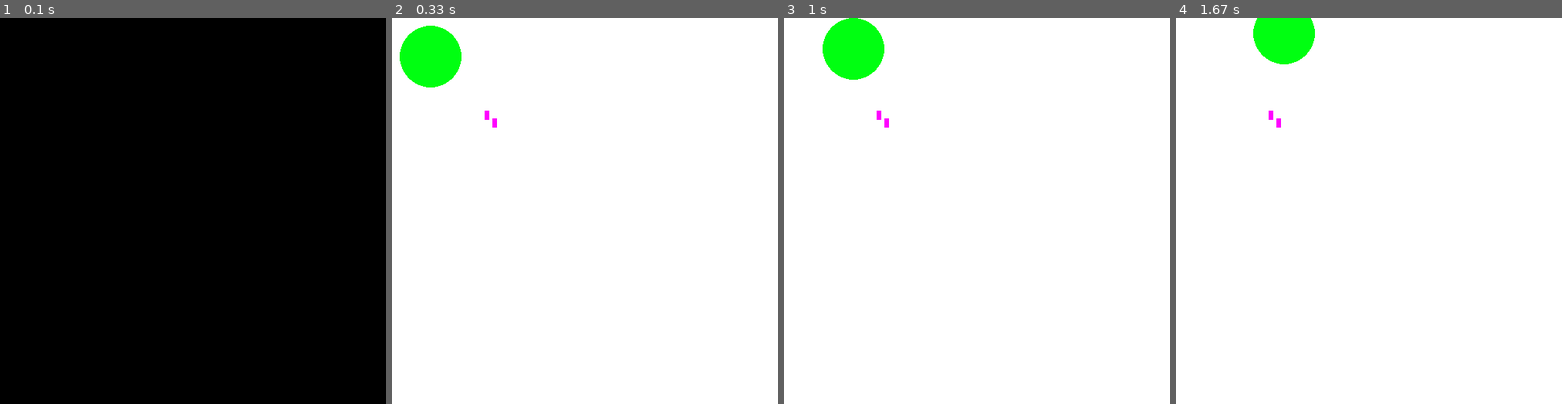
Above: before the commit, frames 1-4 (left to right).
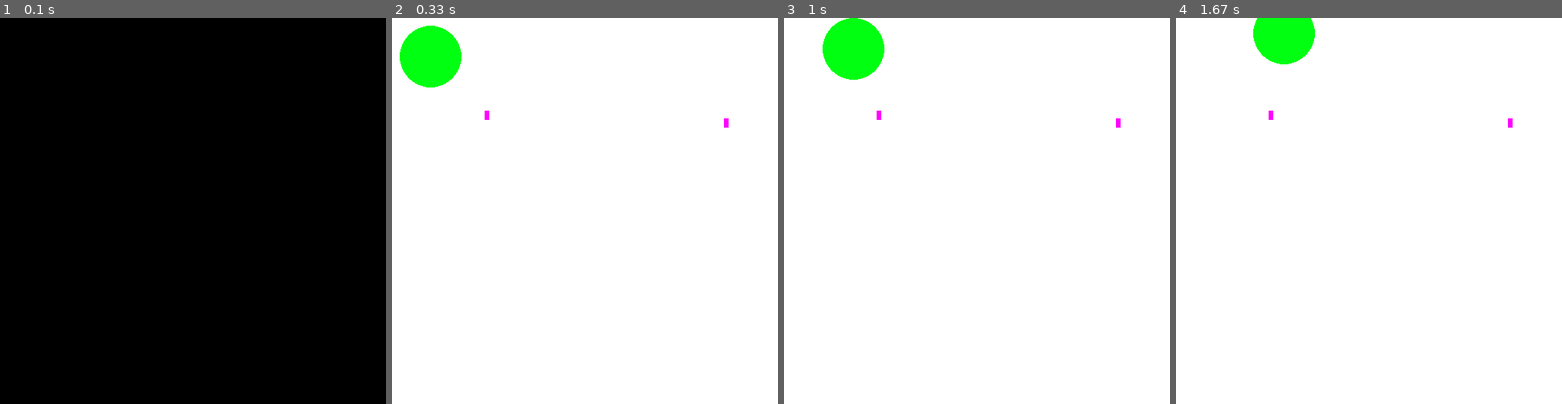
Above: after the commit, the same moments.

Repository: jacobsny/Semester_Project
Game: pygame game, started from src/jacobsabitch/readthetitle.py
The game is run twice, just before and just after one commit, with the same random seed, the same clock (stepped at 60 frames per second) and the same inputs.
Inputs:
- Up to frame 1 (0.1 s): no input
- Up to frame 2 (0.33 s): no input
- Up to frame 3 (1 s): hold Right 0.33-0.8 s; hold Up from 0.83 s (still down)
- Up to frame 4 (1.67 s): release Up at 1.13 s; hold Right 1.17-1.63 s

Frame 1 is identical in both runs. In frame 2, less than 0.1% of the frame differs, in the area x 26-88%, y 26-29%; in frame 3, less than 0.1%; in frame 4, less than 0.1%.

Commit message:
a final version of a python version, am going to swap to JS though due to web requirements

Diff:
--- a/src/jacobsabitch/readthetitle.py
+++ b/src/jacobsabitch/readthetitle.py
@@ -6,10 +6,10 @@
 def game(xaxis, yaxis):
     kill = True
     screen = pygame.display.set_mode((500, 500)) #update for ratio aspects in the future#
-    screen.fill([255, 255, 255])
+    screen.fill([255, 255, 255]) #TEST#
     x = 50
     y = 50
-    once = 0
+    holders = [[120, 120], [430, 130]]
     later = [x, y] #until i figure out how to have a val update in a function
     while kill:
         pygame.time.delay(100)
@@ -17,28 +17,39 @@
             if run.type == pygame.QUIT:
                 pygame.quit()
                 kill = False
-        l = window(xaxis, yaxis, later, screen)
-        later = l
+        l = window(xaxis, yaxis, later, screen, holders)
+        later = l[0]
+        holders = l[1]
 
 def collectbles(screen, holders, x, y):
         normal = (255, 0, 255)
+        why = []
+        counter = 0
         for i in holders:
             pygame.draw.rect(screen, normal, (i[0], i[1], 6, 12))
+            why.append([i[0], i[1]])
+            if i[0] == x and i[1] == y: #THIS IS A BAREBONES FUNCTION FOR DEMO ONE ONLY#
+                pygame.draw.rect(screen, (255, 255, 255), (i[0], i[1], 6, 12))
+                why.remove([i[0], i[1]])
+                counter + 1
+        return why
 
 
-def window(xaxis, yaxis, later, screen):
+
+
+def window(xaxis, yaxis, later, screen, holders):
     pygame.display.set_caption("tester")
     x = later[0]
     y = later[1]
     vel = 10
     updatelater = playerprofile(x, y, vel)
     screen.fill([255, 255, 255])
-    holders = [[120, 120], [130, 130]]  ## Just to see if they display, the function in the backend will remove them
-    collectbles(screen, holders, x, y)
+    ## Just to see if they display, the function in the backend will remove them
+    why = collectbles(screen, holders, updatelater[0], updatelater[1])
     pygame.draw.circle(screen, (0, 255, 17), (updatelater[0], updatelater[1]), updatelater[2])
     dirt = (updatelater[0], updatelater[1])
     pygame.display.update()
-    return dirt
+    return [dirt, why]
 
 
 
